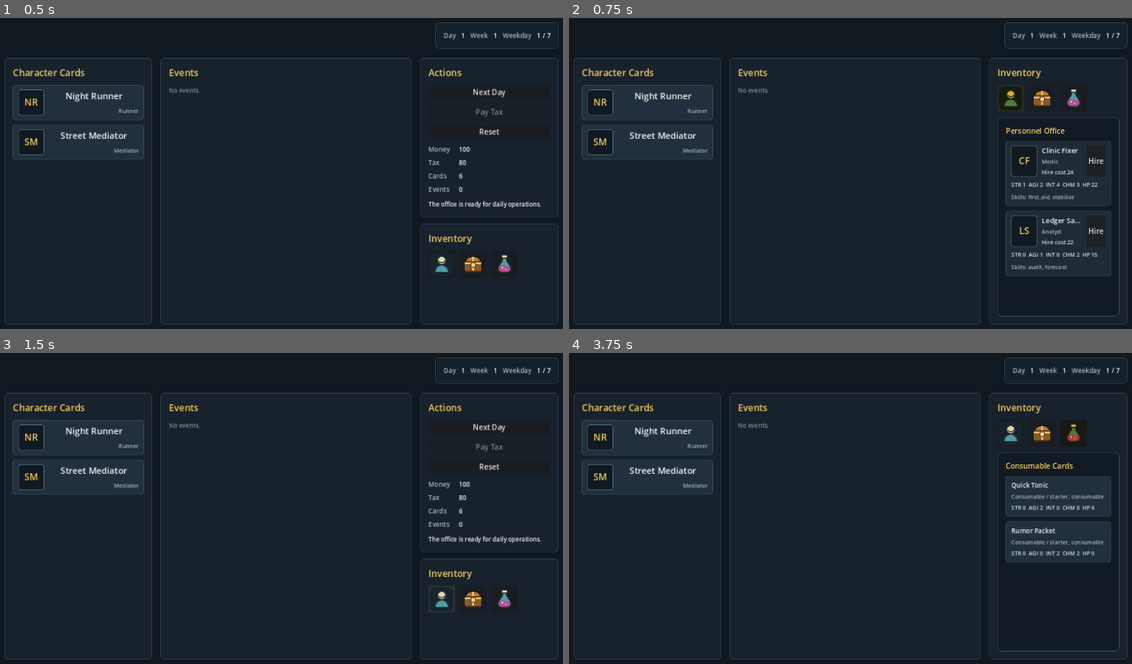
Above: before the commit, frames 1-4 (two rows, left to right).
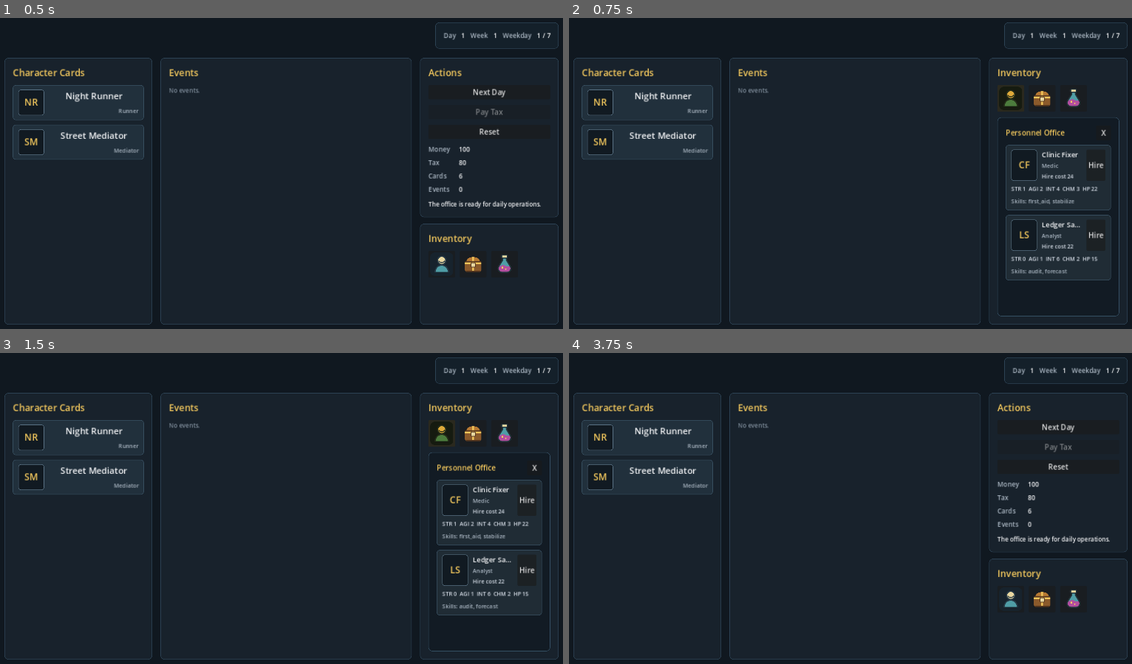
Above: after the commit, the same moments.

Repository: YOONRY/city_of_star
Game: Godot game, scene res://scenes/main/main.tscn
Same seed, same stepped clock (60 frames per second), same inputs: the game is played once before the commit and once after it.
Inputs (mouse positions are in pixels of both pictures, inside the frame that each line leads up to; where the layout moved, square brackets give the same spot in the first picture):
- Up to frame 1 (0.5 s): no input
- Up to frame 2 (0.75 s): click (1008, 263) at 0.5 s
- Up to frame 3 (1.5 s): click (439, 433) at 1.25 s
- Up to frame 4 (3.75 s): click (1041, 433) [1041, 598] at 2 s; click (1075, 433) at 2.75 s; click (1103, 468) at 3.5 s, where only the run after the commit has a clickable "X"

Frame 1 is identical in both runs. In frame 2, 2.1% of the frame differs, in the area x 77-97%, y 35-85%; in frame 3, 2.9%, in the area x 74-100%, y 16-96%; in frame 4, 2.9%.

Commit message:
Add inventory drawer dismiss controls

Diff:
--- a/scripts/ui/main_screen.gd
+++ b/scripts/ui/main_screen.gd
@@ -19,6 +19,7 @@
 var inventory_panel: PanelContainer
 var inventory_drawer: PanelContainer
 var inventory_drawer_title: Label
+var inventory_close_button: Button
 var inventory_card_list: VBoxContainer
 var personnel_button: Button
 var equipment_button: Button
@@ -199,9 +200,18 @@
 	drawer_box.add_theme_constant_override("separation", 10)
 	inventory_drawer.add_child(drawer_box)
 
+	var drawer_header := HBoxContainer.new()
+	drawer_header.add_theme_constant_override("separation", 10)
+	drawer_box.add_child(drawer_header)
+
 	inventory_drawer_title = _make_label("", 16)
 	inventory_drawer_title.add_theme_color_override("font_color", Color("#F4C95D"))
-	drawer_box.add_child(inventory_drawer_title)
+	inventory_drawer_title.size_flags_horizontal = Control.SIZE_EXPAND_FILL
+	drawer_header.add_child(inventory_drawer_title)
+
+	inventory_close_button = _make_close_button()
+	inventory_close_button.pressed.connect(_close_inventory_drawer)
+	drawer_header.add_child(inventory_close_button)
 
 	var inventory_scroll := ScrollContainer.new()
 	inventory_scroll.horizontal_scroll_mode = ScrollContainer.SCROLL_MODE_DISABLED
@@ -528,6 +538,15 @@
 	return button
 
 
+func _make_close_button() -> Button:
+	var button := Button.new()
+	button.text = "X"
+	button.tooltip_text = "Close"
+	button.custom_minimum_size = Vector2(32, 32)
+	button.focus_mode = Control.FOCUS_NONE
+	return button
+
+
 func _make_label(text: String, font_size: int) -> Label:
 	var label := Label.new()
 	label.text = text
@@ -815,25 +834,57 @@
 
 
 func _on_personnel_pressed() -> void:
-	_toggle_inventory_drawer(GameEnums.CardType.CHARACTER)
+	_open_inventory_drawer(GameEnums.CardType.CHARACTER)
 
 
 func _on_equipment_pressed() -> void:
-	_toggle_inventory_drawer(GameEnums.CardType.EQUIPMENT)
+	_open_inventory_drawer(GameEnums.CardType.EQUIPMENT)
 
 
 func _on_consumable_pressed() -> void:
-	_toggle_inventory_drawer(GameEnums.CardType.CONSUMABLE)
-
-
-func _toggle_inventory_drawer(card_type: int) -> void:
-	if active_drawer_type == card_type:
-		active_drawer_type = NO_ACTIVE_DRAWER
-	else:
-		active_drawer_type = card_type
+	_open_inventory_drawer(GameEnums.CardType.CONSUMABLE)
+
+
+func _open_inventory_drawer(card_type: int) -> void:
+	active_drawer_type = card_type
 
 	_refresh_inventory_drawer()
 	_refresh_inventory_buttons()
+
+
+func _close_inventory_drawer() -> void:
+	active_drawer_type = NO_ACTIVE_DRAWER
+	_refresh_inventory_drawer()
+	_refresh_inventory_buttons()
+
+
+func _input(event: InputEvent) -> void:
+	if active_drawer_type == NO_ACTIVE_DRAWER:
+		return
+
+	if event is InputEventMouseButton:
+		var mouse_event := event as InputEventMouseButton
+		if mouse_event.button_index != MOUSE_BUTTON_LEFT or not mouse_event.pressed:
+			return
+
+		if _is_inventory_drawer_click(mouse_event.position):
+			return
+
+		_close_inventory_drawer()
+		get_viewport().set_input_as_handled()
+
+
+func _is_inventory_drawer_click(position: Vector2) -> bool:
+	return (
+		_is_point_in_control(inventory_drawer, position)
+		or _is_point_in_control(personnel_button, position)
+		or _is_point_in_control(equipment_button, position)
+		or _is_point_in_control(consumable_button, position)
+	)
+
+
+func _is_point_in_control(control: Control, position: Vector2) -> bool:
+	return control != null and control.is_visible_in_tree() and control.get_global_rect().has_point(position)
 
 
 func _on_character_card_gui_input(event: InputEvent, card_id: StringName) -> void:
Not shown, changed: docs/handoff_update_notes.md
